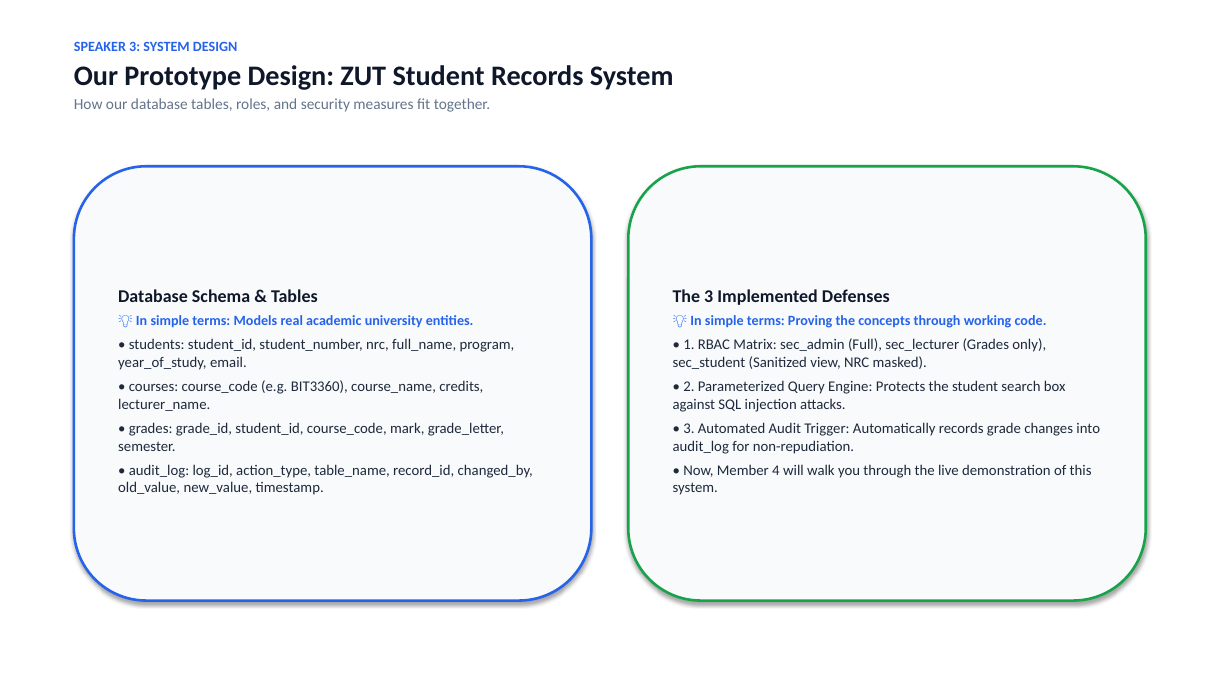
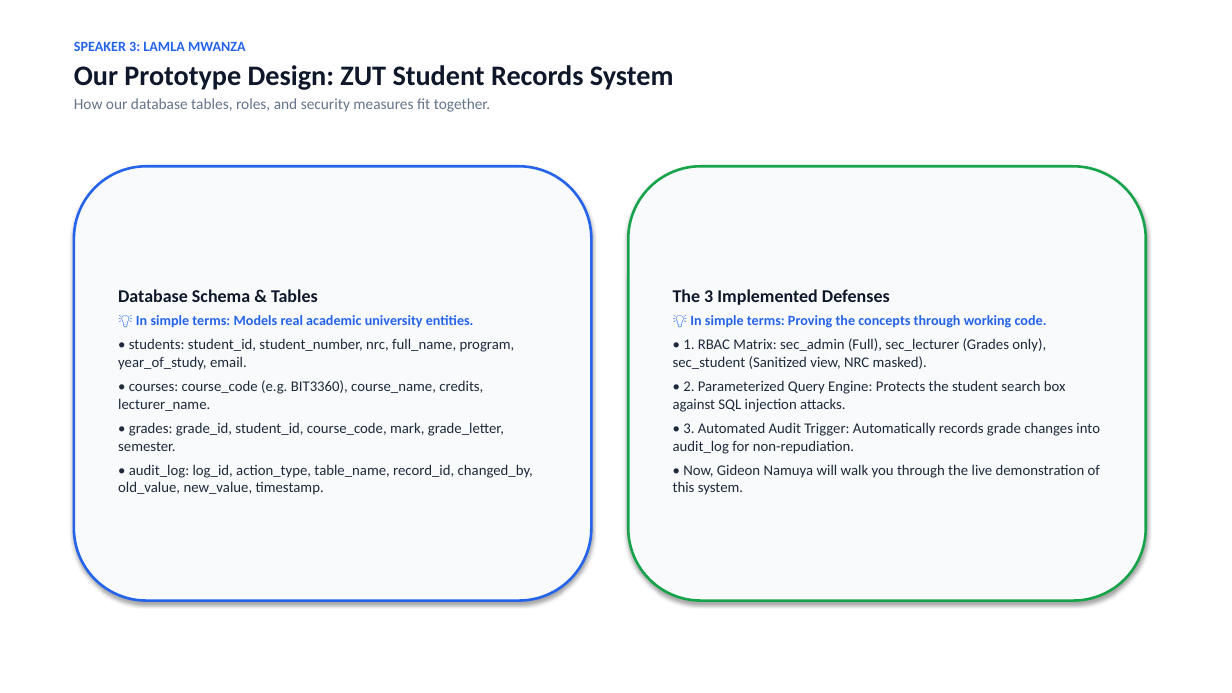
Before and after one commit to comfortpenyengwe-afk/ADA-assignment-for-the-ohns, a slide deck: slide 9 of BIT3360_Database_Security_Presentation.pptx. Drawn at 1232x693 pixels with LibreOffice and Linux fonts; fonts in the diff are those of the drawing. Boxes give left, top, right and bottom in pixels: in the first picture for what was removed or moved away, otherwise in the second. Text is boxed around its words. In the diff, an @@ line names an element or a change of style, - is before the commit and + after.

Commit message:
Update title slide with Comfort Penyengwe, Lubuto Matambo, Lamla Mwanza, and Gideon Namuya

```diff
--- a/BIT3360_Database_Security_Presentation.pptx
+++ b/BIT3360_Database_Security_Presentation.pptx
@@ text at (x1=74, y1=41, x2=246, y2=51): text changed @@
-SPEAKER 3: SYSTEM DESIGN
+SPEAKER 3: LAMLA MWANZA
@@ text in rounded rectangle at (x1=673, y1=464, x2=1100, y2=495): text changed @@
-• Now, Member 4 will walk you through the live demonstration of this system.
+• Now, Gideon Namuya will walk you through the live demonstration of this system.
```
Also in this commit, not shown: 11 other slides changed, 2 other files.
